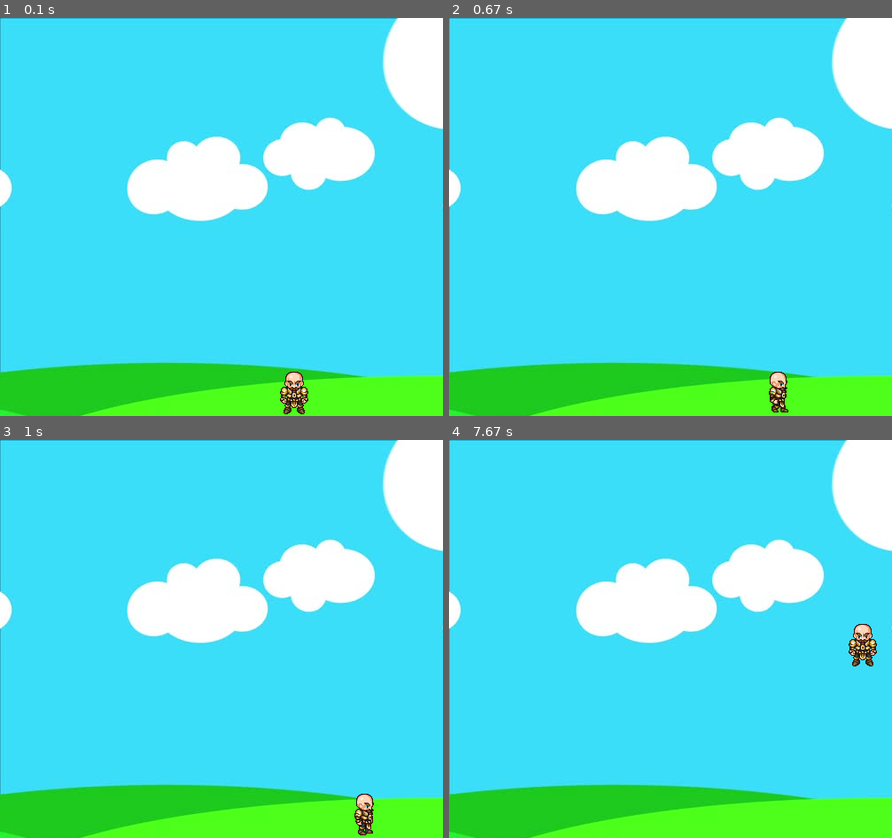
Above: before the commit, frames 1-4 (two rows, left to right).
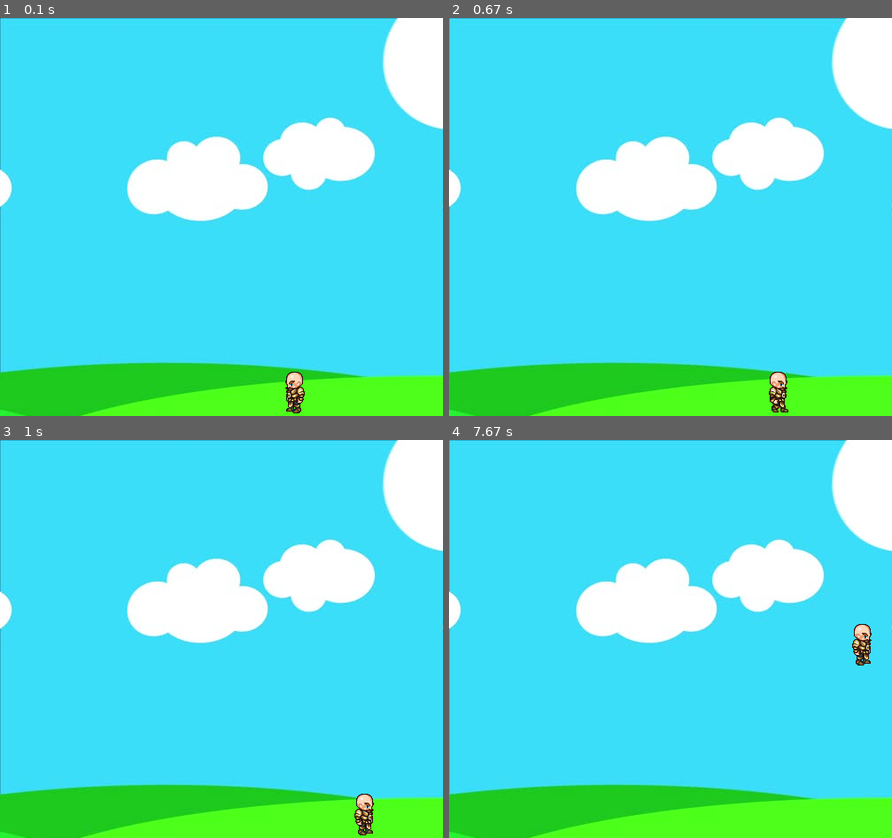
Above: after the commit, the same moments.

Repository: sagarrb1805/Basic-game-with-pygame
Game: pygame game, started from images/pygame3.py
Same seed, same stepped clock (60 frames per second), same inputs: the game is played once before the commit and once after it.
Inputs:
- Up to frame 1 (0.1 s): no input
- Up to frame 2 (0.67 s): hold Right from 0.33 s (still down)
- Up to frame 3 (1 s): release Right at 0.8 s; hold Right from 0.83 s (still down); tap Space at 0.9 s
- Up to frame 4 (7.67 s): tap Space at 1.2, 1.4, 1.7, 1.97, 2.27, 2.4, 2.7, 3.07, 3.37, 3.57, 3.87, 4.07, 4.37, 4.57, 4.87, 5.13, 5.43, 5.57, 5.87, 6.23, 6.53, 6.73, 7.03, 7.23, 7.53 s; release Right at 1.3 s; hold Left 1.33-1.87 s; hold Left 1.9-2.3 s; hold Right 2.33-2.97 s; hold Left 3-3.47 s; hold Right 3.5-3.97 s; hold Right 4-4.47 s; hold Left 4.5-5.03 s; hold Left 5.07-5.47 s; hold Right 5.5-6.13 s; hold Left 6.17-6.63 s; hold Right 6.67-7.13 s; hold Right 7.17-7.63 s

The runs differ from the first frame. In frame 1, 0.4% of the frame differs, in the area x 63-70%, y 88-100%; in frame 2, nothing differs; in frame 3, nothing differs; in frame 4, 0.4%.

Commit message:
facing issue while jumping

Diff:
--- a/images/pygame3.py
+++ b/images/pygame3.py
@@ -29,18 +29,39 @@
         self.jumpCount = 10
         self.left = False
         self.right = False
+        self.standing = True
+
 
     def draw(self, win):
         if self.walkCount + 1 >= 27:
             self.walkCount = 0
-        if self.left:
-            win.blit(walkLeft[self.walkCount // 3], (self.x, self.y))
-            self.walkCount += 1
-        elif self.right:
-            win.blit(walkRight[self.walkCount // 3], (self.x, self.y))
-            self.walkCount += 1
+
+        if not self.standing:
+            if self.left:
+                win.blit(walkLeft[self.walkCount // 3], (self.x, self.y))
+                self.walkCount += 1
+            elif self.right:
+                win.blit(walkRight[self.walkCount // 3], (self.x, self.y))
+                self.walkCount += 1
         else:
-            win.blit(char, (self.x, self.y))
+            if self.right:
+                win.blit(walkRight[0], (self.x, self.y))
+            else:
+                win.blit(walkLeft[0], (self.x, self.y))
+
+
+class projectile(object):
+    def __init__(self, x, y, radius, color, facing):
+        self.x = x
+        self.y = y
+        self.radius = radius
+        self.color = color
+        self.facing = facing
+        self.vel = 8 * facing
+
+    def draw(self, win):
+        pygame.draw.circle(win, self.color, (self.x, self.y), self.radius)
+
 
 
 def redrawGameWindow():
@@ -74,13 +95,14 @@
         man.x += man.vel
         man.right = True
         man.left = False
+        man.standing = False
     elif keys[pygame.K_LEFT] and man.x > man.vel:
         man.x -= man.vel
         man.left = True
         man.right = False
+        man.standing = False
     else:
-        man.left = False
-        man.right = False
+        man.standing = True
         man.walkCount = 0
 
     clock.tick(27)
